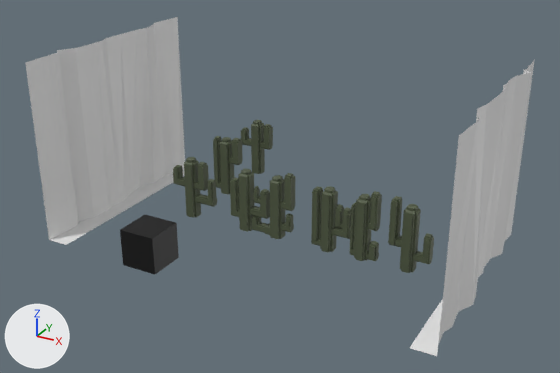
Renders of the Blender file Assets/Models/Obstacles.blend from each side of a commit.
Camera for both pictures: a 50 mm lens placed at (22.6, -31.3, 18.4), pointed at (5.4, 0.0, 2.8). Lighting does not change. The marker at lower left points along +X, +Y and +Z.

The first picture shows 'Bird', 'Cactus', 'Cactus 2', 'Cactus 3', 'Cactus.001', 'Cactus.002', 'Wall', 'Wall2'.
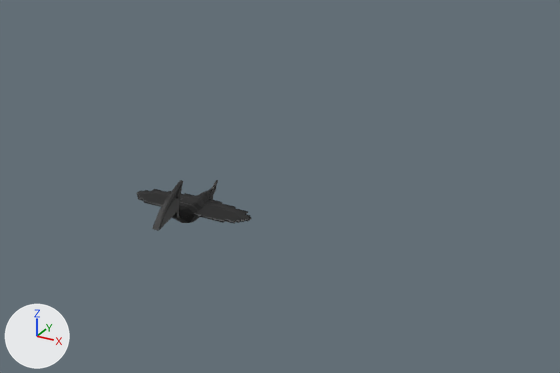
Where the change shows, as pixel boxes [x1, y1, x2, y2] in the pictures (560 x 373 px):
```json
{"object": "Wall", "change": "deleted", "before": [25, 17, 185, 245]}
{"object": "Wall2", "change": "deleted", "before": [410, 59, 535, 356]}
{"object": "Cactus 3", "change": "deleted", "before": [311, 186, 434, 273], "on screen": "green"}
{"object": "Bird", "change": "reshaped, moved, modifiers changed", "before": [120, 215, 179, 275], "after": [137, 180, 252, 231], "on screen": "93% wider, 15% shorter"}
{"object": "Cactus 2", "change": "deleted", "before": [230, 168, 295, 239], "on screen": "green"}
{"object": "Cactus", "change": "deleted", "before": [173, 157, 217, 218], "on screen": "green"}
{"object": "Cactus.001", "change": "deleted", "before": [213, 136, 243, 195], "on screen": "green"}
{"object": "Cactus.002", "change": "deleted", "before": [241, 120, 273, 174], "on screen": "green"}
```

Edits to the scene script, one JSON object a line:
```json
{"block": "me_bird", "where": "# used by ob_bird; location = (0.0, -3.9, 0.0)"}
{"op": "remove", "block": "me_bird", "code": "me_bird.from_pydata(...)  # 8 vertices, 6 faces; spans x -1.0..1.0, y -1.0..1.0, z -1.0..1.0"}
{"op": "add", "block": "me_bird", "code": "me_bird.from_pydata(...)  # 369 vertices, 324 faces; spans x -3.63..0.0, y -3.4..2.42, z -0.63..1.88"}
{"block": "me_bird", "change": "me_bird part 1: 8 vertices removed from x -1.0..1.0, y -1.0..1.0, z -1.0..1.0; 369 vertices added at x -3.63..0.0, y -3.4..2.42, z -0.63..1.88"}
{"op": "set", "path": "ob_bird.location", "old": "(0.0, -3.9, 0.0)", "new": "(0.0, 0.0, 0.52)"}
{"op": "add", "block": "ob_bird", "code": "_m = ob_bird.modifiers.new('Mirror', 'MIRROR')"}
{"op": "add", "block": "ob_bird", "code": "_m.use_clip = True"}
{"op": "remove", "block": "ob_cactus", "code": ["ob_cactus = bpy.data.objects.new('Cactus', me_cactus)", "ob_cactus.location = (0.0, 0.0, 0.0)", "ob_cactus.scale = (0.5, 0.5, 0.5)"]}
{"op": "remove", "block": "ob_cactus_2", "code": ["ob_cactus_2 = bpy.data.objects.new('Cactus 2', me_cactus_2)", "ob_cactus_2.location = (4.36, 0.0, 0.0)", "ob_cactus_2.scale = (0.5, 0.5, 0.5)"]}
{"op": "remove", "block": "ob_cactus_3", "code": ["ob_cactus_3 = bpy.data.objects.new('Cactus 3', me_cactus_3)", "ob_cactus_3.location = (9.94, 0.0, 0.0)", "ob_cactus_3.scale = (0.5, 0.5, 0.5)"]}
{"op": "remove", "block": "ob_cactus_001", "code": ["ob_cactus_001 = bpy.data.objects.new('Cactus.001', me_cactus_001)", "ob_cactus_001.location = (0.0, 3.48, 0.0)", "ob_cactus_001.scale = (0.5, 0.5, 0.5)"]}
{"op": "remove", "block": "ob_cactus_002", "code": ["ob_cactus_002 = bpy.data.objects.new('Cactus.002', me_cactus_002)", "ob_cactus_002.location = (0.0, 6.97, 0.0)", "ob_cactus_002.scale = (0.5, 0.5, 0.5)"]}
{"op": "remove", "block": "ob_wall", "code": ["ob_wall = bpy.data.objects.new('Wall', me_wall)", "ob_wall.location = (-4.8, 0.0, 4.74)", "ob_wall.rotation_euler = (0.0, 1.571, 0.0)  # degrees (0, 90, 0)", "ob_wall.scale = (6.0, 6.0, 6.0)"]}
{"op": "remove", "block": "ob_wall2", "code": ["ob_wall2 = bpy.data.objects.new('Wall2', me_wall2)", "ob_wall2.location = (15.74, 0.0, 4.74)", "ob_wall2.rotation_euler = (-3.142, 1.571, 0.0)  # degrees (-180, 90, 0)", "ob_wall2.scale = (6.0, 6.0, 6.0)"]}
```
